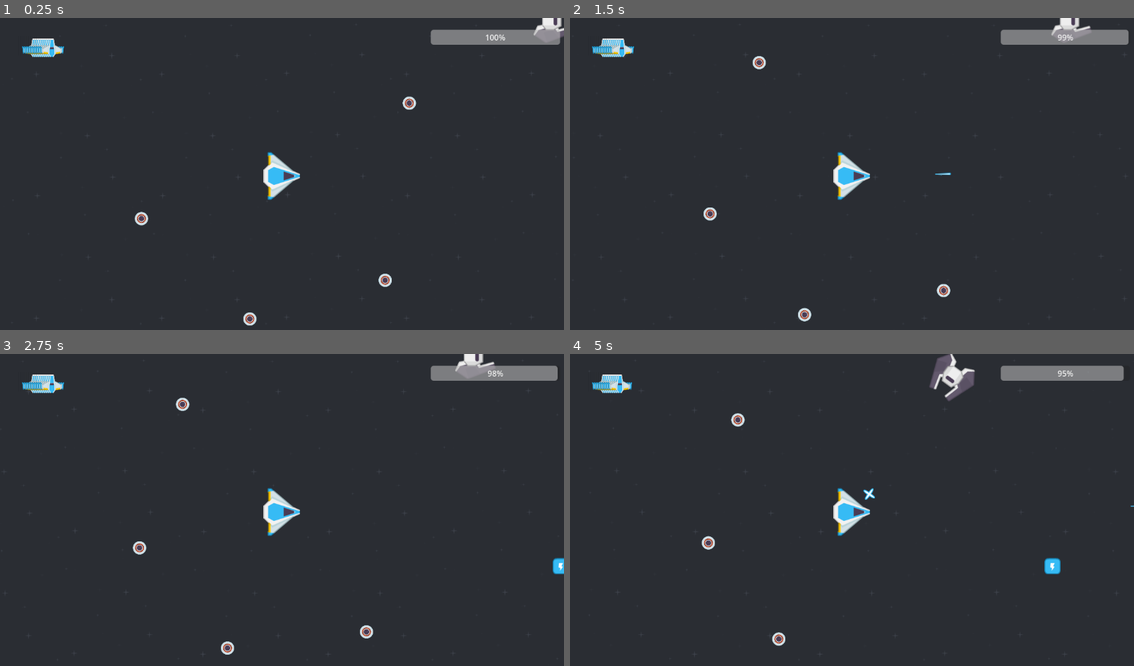
Above: before the commit, frames 1-4 (two rows, left to right).
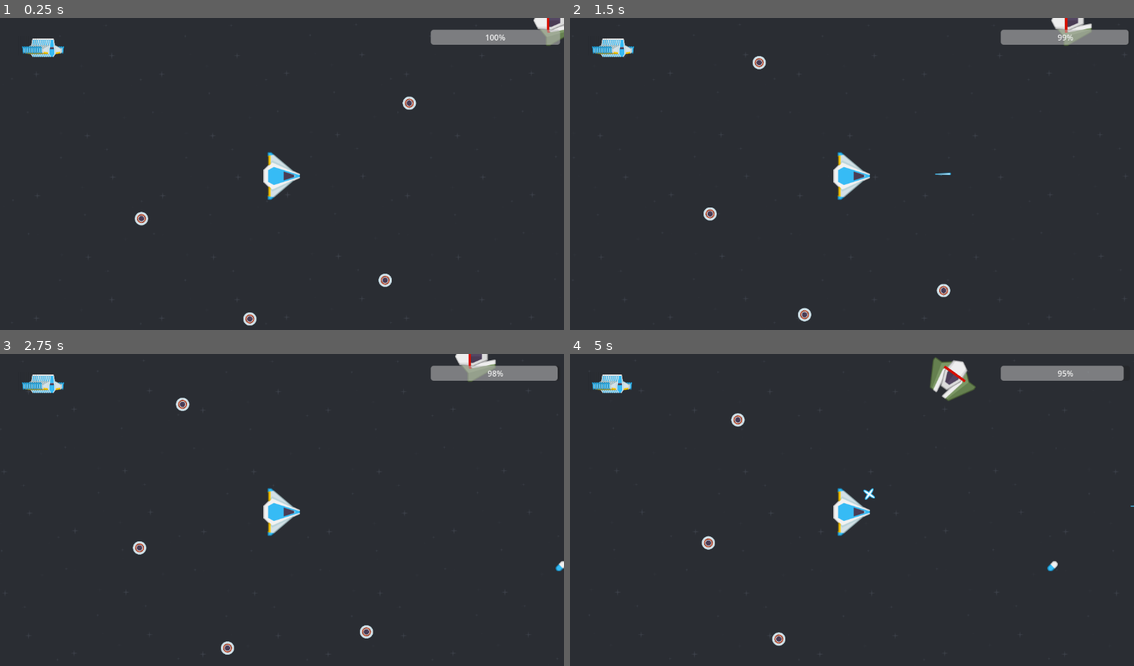
Above: after the commit, the same moments.

Repository: MukumovMuhammad/godot_2d_space_shooter
Game: Godot game, scene res://Scenes/levels/Test_World.tscn
The game is run twice, just before and just after one commit, with the same random seed, the same clock (stepped at 60 frames per second) and the same inputs.
Inputs (mouse positions are in pixels of both pictures, inside the frame that each line leads up to):
- Up to frame 1 (0.25 s): no input
- Up to frame 2 (1.5 s): tap Enter at 0.5 s; move the mouse to (976, 161) at 0.52 s; tap Shift (turbo) at 0.6, 1.35 s; tap Space at 1.25 s; move the mouse to (739, 192) at 1.27 s
- Up to frame 3 (2.75 s): tap Enter at 2 s; move the mouse to (338, 441) at 2.02 s; tap Shift (turbo) at 2.1 s
- Up to frame 4 (5 s): tap Space at 2.75, 4.25 s; move the mouse to (823, 575) at 2.77 s; tap Shift (turbo) at 2.85, 3.6, 4.35 s; tap Enter at 3.5 s; move the mouse to (1021, 559) at 3.52 s; move the mouse to (682, 463) at 4.27 s

The runs differ from the first frame. In frame 1, 0.2% of the frame differs, in the area x 94-100%, y 0-9%; in frame 2, 0.3%; in frame 3, 0.4%; in frame 4, 0.9%, in the area x 63-87%, y 0-71%.

Commit message:
modified death func and spowned power_ups after destroying enemy

Diff:
--- a/Scenes/Common/Ship_component.gd
+++ b/Scenes/Common/Ship_component.gd
@@ -9,6 +9,8 @@
 @export_category("ship characteristic")
 @export var rotation_speed : float = 10.0
 @export var speed = 400.0
+@export var anim_sprites : AnimatedSprite2D #for demage animations
+#@export var ship_sprite : AnimatedSprite2D #for ship sprite it self
 
 var timers : Node2D
 var turbo_speed = speed * 2
@@ -26,6 +28,8 @@
 	current_life = max_life
 	turbo = max_turbo
 	lifes_left.emit(max_life)
+	if anim_sprites:
+		anim_sprites.hide()
 
 
 
@@ -36,7 +40,7 @@
 
 
 func move_to_sides(Where : int):
-	velocity.x * sign(Where) * speed
+	velocity = transform.y * sign(Where) * speed
 
 
 
@@ -59,21 +63,58 @@
 
 
 func take_demage(points : int):
+
 	if !have_shield:
 		current_life -= points
 		took_demage.emit(points)
 		lifes_left.emit(current_life)
-	if current_life < 1:
-		Death()
+
+		if anim_sprites:
+			demage_anim()
+
+		if current_life < 1:
+			Death()
+
+func demage_anim() -> void:
+	var _life = protsent(max_life, current_life)
+
+	if _life < 90 and _life > 60:
+		anim_sprites.show()
+		anim_sprites.play("1st_demage")
+	elif _life < 70 and _life > 30:
+		anim_sprites.show()
+		anim_sprites.play("2nd_demage")
+	elif _life < 30 and _life > 10:
+		anim_sprites.show()
+		anim_sprites.play("3rd_demage")
+
+func demage_animation() -> void:
+	var _life = protsent(max_life, current_life)
+	if _life > 80:
+		anim_sprites.hide()
+	elif _life < 80 and _life > 50:
+		anim_sprites.show()
+		anim_sprites.play("1st_demage")
+	elif _life < 50 and _life > 20:
+		anim_sprites.show()
+		anim_sprites.play("2nd_demage")
+	elif _life < 20 and _life > 5:
+		anim_sprites.show()
+		anim_sprites.play("3rd_demage")
 
 
 func Death():
+	var parts := preload("res://Scenes/others/after_death_part.tscn").instantiate()
+	parts.position = position
+
+	get_parent().add_child(parts)
 	self.queue_free()
-
 func get_life(points : int):
 	current_life += points
 	if current_life > max_life:
 		current_life = max_life
+	demage_animation()
+
 
 func trigger_shield(type : int):
 	print("Shield recieved " , type)
@@ -97,3 +138,7 @@
 
 		get_parent().add_child(l)
 		timers.shoot_cooldown.start()
+
+
+func protsent(_max : int, _current : int):
+	return _current * 100/_max
--- a/Scenes/Common/Ship_component.tscn
+++ b/Scenes/Common/Ship_component.tscn
@@ -9,11 +9,13 @@
 script/source = "extends Node2D
 
 @export var Ship : CharacterBody2D
+@export var show_life_bar : bool = true
 @onready var shield_sprite = $shield
 @onready var shield_timer = $shield_timer
 @onready var turbo_take_timer = $turbo_take_timer
 @onready var shoot_cooldown = $shoot_cooldown
 @onready var turbo = $turbo
+@onready var progress_bar = $ProgressBar
 
 @export_category(\"Timers\")
 
@@ -30,18 +32,27 @@
 }
 
 
-func _process(delta):
-	if Ship.take_turbo_gas:
-		turbo.show()
-		turbo.play(\"turbo\")
-	else:
-		turbo.hide()
-
 func _ready():
+	turbo.hide()
 	shield_sprite.texture = null
 	shield_timer.wait_time = wait_times[\"shield\"]
 	turbo_take_timer.wait_time = wait_times[\"turbo\"]
 	shoot_cooldown.wait_time = wait_times[\"shoot\"]
+	progress_bar.max_value = Ship.max_life
+	if show_life_bar:
+		progress_bar.show()
+	else:
+		progress_bar.hide()
+	#progress_bar.value = Ship.current_life
+
+
+func _process(delta):
+	progress_bar.value = Ship.current_life
+	if Ship.take_turbo_gas:
+		turbo.show()
+		turbo.play(\"turbo\")
+
+
 
 
 
@@ -58,6 +69,7 @@
 	print_debug(\"Turbo left \", Ship.turbo)
 	Ship.turbo -= 1
 	Ship.take_turbo_gas = false
+	turbo.hide()
 
 
 
@@ -83,6 +95,9 @@
 "name": &"turbo",
 "speed": 5.0
 }]
+
+[sub_resource type="StyleBoxFlat" id="StyleBoxFlat_q073h"]
+bg_color = Color(0.843137, 0.054902, 0, 1)
 
 [node name="ship_timers_&_sprites" type="Node2D"]
 script = SubResource("GDScript_ko8t8")
@@ -111,6 +126,16 @@
 frame = 2
 frame_progress = 1.0
 
+[node name="ProgressBar" type="ProgressBar" parent="."]
+offset_left = -24.0
+offset_top = -27.0
+offset_right = 28.0
+offset_bottom = -22.0
+rotation = 1.56051
+theme_override_styles/fill = SubResource("StyleBoxFlat_q073h")
+step = 1.0
+show_percentage = false
+
 [connection signal="timeout" from="shield_timer" to="." method="_on_shield_timer_timeout"]
 [connection signal="timeout" from="turbo_take_timer" to="." method="_on_turbo_take_timer_timeout"]
 [connection signal="timeout" from="shoot_cooldown" to="." method="_on_shoot_cooldown_timeout"]
--- a/Scenes/Common/hit_area.gd
+++ b/Scenes/Common/hit_area.gd
@@ -10,15 +10,16 @@
 		Ship.get_life(body.life_point)
 
 
+
 func _on_area_entered(area):
-
 	if area.is_in_group("power_up"):
 		match area.the_power_up:
 			"shield":
 				Ship.trigger_shield(1)
 			"gas":
 				Ship.fill_turbo(area.gas_amount)
-
+			"life":
+				Ship.get_life(area.life_amount)
 
 
 		area.self_destroy()
--- a/Scenes/Objects/power_up.gd
+++ b/Scenes/Objects/power_up.gd
@@ -5,16 +5,18 @@
 
 @export var power_up : Dictionary ={
 	"shield" : true,
-	"gas" : true,
-	"armo" : true
+	"gas" : false,
+	#"armo" : false,
+	"life" : false
 }
 
 var gas_amount := 20
-
+var life_amount := 2
 var icons : Dictionary = {
 	"shield" : preload("res://essets/kenney_space-shooter-redux/PNG/Power-ups/powerupBlue_shield.png"),
 	"gas" : preload("res://essets/kenney_space-shooter-redux/PNG/Power-ups/powerupBlue_bolt.png"),
-	"armo" : preload("res://essets/kenney_space-shooter-redux/PNG/Power-ups/powerupBlue_star.png")
+	#"armo" : preload("res://essets/kenney_space-shooter-redux/PNG/Power-ups/powerupBlue_star.png"),
+	"life" : preload("res://essets/kenney_space-shooter-redux/PNG/Power-ups/pill_blue.png")
 }
 var the_power_up
 
--- a/Scenes/Player/Player.tscn
+++ b/Scenes/Player/Player.tscn
@@ -1,11 +1,16 @@
-[gd_scene load_steps=7 format=3 uid="uid://cfituemdujrmu"]
+[gd_scene load_steps=11 format=3 uid="uid://cfituemdujrmu"]
 
 [ext_resource type="PackedScene" uid="uid://34o43kry1nf7" path="res://Scenes/Common/Ship_component.tscn" id="1_o5gx6"]
 [ext_resource type="Texture2D" uid="uid://61fcdq315jyg" path="res://essets/kenney_space-shooter-redux/PNG/playerShip3_blue.png" id="1_s7uge"]
 [ext_resource type="PackedScene" uid="uid://xi8cw7iq872a" path="res://Scenes/Common/hit_area.tscn" id="3_iyree"]
+[ext_resource type="Texture2D" uid="uid://cs51bct2gvipp" path="res://essets/kenney_space-shooter-redux/PNG/Damage/playerShip3_damage2.png" id="4_ntwb1"]
+[ext_resource type="Texture2D" uid="uid://clr8jmar8lgi4" path="res://essets/kenney_space-shooter-redux/PNG/Damage/playerShip3_damage1.png" id="4_sv2xn"]
+[ext_resource type="Texture2D" uid="uid://cbmpeq610i5py" path="res://essets/kenney_space-shooter-redux/PNG/Damage/playerShip3_damage3.png" id="6_yfwhl"]
 
 [sub_resource type="GDScript" id="GDScript_jpu6n"]
 script/source = "extends ship
+
+
 
 func _ready():
 	max_life = 10
@@ -43,6 +48,11 @@
 
 [sub_resource type="SpriteFrames" id="SpriteFrames_0cce1"]
 animations = [{
+"frames": [],
+"loop": false,
+"name": &"death",
+"speed": 5.0
+}, {
 "frames": [{
 "duration": 1.0,
 "texture": ExtResource("1_s7uge")
@@ -56,12 +66,46 @@
 radius = 32.0
 height = 94.0
 
-[node name="Player" type="CharacterBody2D" groups=["Player", "ship"]]
+[sub_resource type="SpriteFrames" id="SpriteFrames_rh2i7"]
+animations = [{
+"frames": [{
+"duration": 1.0,
+"texture": ExtResource("4_sv2xn")
+}],
+"loop": true,
+"name": &"1st_demage",
+"speed": 5.0
+}, {
+"frames": [{
+"duration": 1.0,
+"texture": ExtResource("4_ntwb1")
+}],
+"loop": true,
+"name": &"2nd_demage",
+"speed": 5.0
+}, {
+"frames": [{
+"duration": 1.0,
+"texture": ExtResource("6_yfwhl")
+}],
+"loop": true,
+"name": &"3rd_demage",
+"speed": 5.0
+}, {
+"frames": [],
+"loop": true,
+"name": &"idle",
+"speed": 5.0
+}]
+
+[node name="Player" type="CharacterBody2D" node_paths=PackedStringArray("anim_sprites", "ship_sprite") groups=["Player", "ship"]]
 collision_layer = 4
 collision_mask = 2
 script = SubResource("GDScript_jpu6n")
 rotation_speed = 15.0
 speed = 500.0
+anim_sprites = NodePath("AnimatedSprite2D")
+ship_sprite = NodePath("sprite")
 
 [node name="sprite" type="AnimatedSprite2D" parent="."]
 rotation = 1.5708
@@ -76,6 +120,7 @@
 
 [node name="Timers" parent="." node_paths=PackedStringArray("Ship") instance=ExtResource("1_o5gx6")]
 Ship = NodePath("..")
+show_life_bar = false
 
 [node name="hit_area" parent="." node_paths=PackedStringArray("Ship") instance=ExtResource("3_iyree")]
 visible = false
@@ -87,3 +132,8 @@
 
 [node name="muzzle" type="Node2D" parent="."]
 position = Vector2(50, 0)
+
+[node name="AnimatedSprite2D" type="AnimatedSprite2D" parent="."]
+rotation = 1.5708
+sprite_frames = SubResource("SpriteFrames_rh2i7")
+animation = &"idle"
--- a/Scenes/UI/HUD.gd
+++ b/Scenes/UI/HUD.gd
@@ -2,7 +2,7 @@
 @onready var h_box_container = $CanvasLayer/HBoxContainer
 var max_distance := 600
 var in_show_dis := 300
-@export var Enemies : Node
+@export var Enemies : Node2D
 var heart_ship = preload("res://Scenes/UI/life_ship.tscn")
 @onready var progress_bar = $CanvasLayer/ProgressBar
 var enemy = preload("res://Scenes/UI/enemy_icon.tscn")
@@ -39,6 +39,7 @@
 			i = 0
 	i = 0
 
+
 func set_max_heart(_max : int):
 	print_debug("setting max heart")
 	var hearts = h_box_container.get_children()
--- a/Scenes/enemy/simple_enemy.tscn
+++ b/Scenes/enemy/simple_enemy.tscn
@@ -1,6 +1,7 @@
-[gd_scene load_steps=8 format=3 uid="uid://cnhgrpobwmvs8"]
+[gd_scene load_steps=9 format=3 uid="uid://cnhgrpobwmvs8"]
 
 [ext_resource type="Texture2D" uid="uid://d1i1mq8steeg2" path="res://essets/kenney_space-shooter-redux/PNG/Enemies/enemyBlack1.png" id="1_6a8a2"]
+[ext_resource type="Texture2D" uid="uid://u00ciwxwdgq7" path="res://essets/kenney_space-shooter-redux/PNG/Enemies/enemyGreen2.png" id="1_bn5dd"]
 [ext_resource type="PackedScene" uid="uid://xi8cw7iq872a" path="res://Scenes/Common/hit_area.tscn" id="2_djjfl"]
 [ext_resource type="PackedScene" uid="uid://34o43kry1nf7" path="res://Scenes/Common/Ship_component.tscn" id="3_lduok"]
 
@@ -12,6 +13,7 @@
 var Player : CharacterBody2D
 @export var max_distance : float = 600.0
 @export var min_distance : float = 200.0
+var too_min_distance : float = 100.0
 
 func _ready():
 	timers = $\"ship_timers_&_sprites\"
@@ -23,8 +25,17 @@
 		look_at(Player.position)
 		var dis = get_distnance(global_position, Player.global_position)
 		#print_debug(\"The anemy and player distance is \", dis)
-		if dis < max_distance and dis > min_distance:
+		if dis < max_distance:
 			move_to_forward(2)
+			if dis < min_distance:
+				move_to_forward(0)
+				var _r = 1
+				move_to_sides(_r)
+				if dis < too_min_distance:
+					move_to_sides(0)
+					move_to_forward(-5)
+
+
 		else:
 			move_to_forward(0)
 		if can_shoot:
@@ -60,6 +71,9 @@
 [sub_resource type="SpriteFrames" id="SpriteFrames_ogyqm"]
 animations = [{
 "frames": [{
+"duration": 1.0,
+"texture": ExtResource("1_bn5dd")
+}, {
 "duration": 1.0,
 "texture": ExtResource("1_6a8a2")
 }],
@@ -97,6 +111,7 @@
 Ship = NodePath("..")
 
 [node name="ship_timers_&_sprites" parent="." node_paths=PackedStringArray("Ship") instance=ExtResource("3_lduok")]
+position = Vector2(15, 0)
 Ship = NodePath("..")
 wait_times = {
 "shield": 5,
@@ -105,6 +120,7 @@
 }
 
 [node name="Detecting_area" type="Area2D" parent="."]
+visible = false
 collision_layer = 2
 collision_mask = 6
 
--- a/Scenes/levels/Test_World.tscn
+++ b/Scenes/levels/Test_World.tscn
@@ -1,7 +1,7 @@
 [gd_scene load_steps=6 format=3 uid="uid://dr1jo83okavg5"]
 
 [ext_resource type="PackedScene" uid="uid://cfituemdujrmu" path="res://Scenes/Player/Player.tscn" id="1_75my0"]
-[ext_resource type="PackedScene" uid="uid://d4budg00why4f" path="res://Scenes/Objects/start.tscn" id="2_6tbv3"]
+[ext_resource type="PackedScene" uid="uid://d4budg00why4f" path="res://Scenes/Objects/power_up.tscn" id="2_6tbv3"]
 [ext_resource type="PackedScene" uid="uid://cnhgrpobwmvs8" path="res://Scenes/enemy/simple_enemy.tscn" id="3_1v350"]
 [ext_resource type="PackedScene" uid="uid://b1jjonrbn5n02" path="res://Scenes/UI/HUD.tscn" id="4_fu32m"]
 [ext_resource type="PackedScene" uid="uid://cbruw83qw7lhy" path="res://Scenes/levels/BG.tscn" id="4_k0nsa"]
@@ -14,7 +14,8 @@
 position = Vector2(775, 166)
 power_up = {
 "armo": false,
-"gas": true,
+"gas": false,
+"life": true,
 "shield": false
 }
 
@@ -22,7 +23,8 @@
 position = Vector2(1329, -82)
 power_up = {
 "armo": false,
-"gas": true,
+"gas": false,
+"life": false,
 "shield": true
 }
 
@@ -30,8 +32,9 @@
 position = Vector2(-617, -235)
 power_up = {
 "armo": false,
-"gas": false,
-"shield": true
+"gas": true,
+"life": false,
+"shield": false
 }
 
 [node name="Player" parent="." instance=ExtResource("1_75my0")]
@@ -43,7 +46,7 @@
 
 [node name="Camera2D" type="Camera2D" parent="Player"]
 
-[node name="enemies" type="Node" parent="."]
+[node name="enemies" type="Node2D" parent="."]
 
 [node name="enemy" parent="enemies" instance=ExtResource("3_1v350")]
 position = Vector2(601, 618)
--- /dev/null
+++ b/Scenes/others/after_death_part.tscn
@@ -0,0 +1,77 @@
+[gd_scene load_steps=5 format=3 uid="uid://cacp4wye0wf2y"]
+
+[ext_resource type="Texture2D" uid="uid://xl3fgddsq4dt" path="res://essets/kenney_space-shooter-redux/PNG/Damage/playerShip1_damage3.png" id="1_026kq"]
+[ext_resource type="Texture2D" uid="uid://bl4w3sa5xt8i3" path="res://essets/kenney_space-shooter-redux/PNG/Damage/playerShip2_damage3.png" id="2_rpwqj"]
+[ext_resource type="Texture2D" uid="uid://cbmpeq610i5py" path="res://essets/kenney_space-shooter-redux/PNG/Damage/playerShip3_damage3.png" id="3_wlokh"]
+
+[sub_resource type="GDScript" id="GDScript_i4vg2"]
+script/source = "extends Node2D
+@onready var part_1 = $part1
+@onready var part_2 = $part2
+@onready var part_3 = $part3
+@onready var short_timer = $short_timer
+@onready var long_timer = $long_timer
+#var power_up := preload(\"res://Scenes/Objects/power_up.tscn\")
+
+var speed = 200
+var items :  Array = [\"gas\", \"shield\", \"life\"]
+func _ready():
+	var random = RandomNumberGenerator.new()
+	random.randomize()
+	var power_up := preload(\"res://Scenes/Objects/power_up.tscn\").instantiate()
+
+
+	power_up.power_up[items[random.randi_range(0, 2)]] = true
+	power_up.position = self.global_position
+
+	get_parent().add_child(power_up)
+	short_timer.start()
+	long_timer.start()
+
+func _process(delta):
+#	.transform.x *= speed * delta
+	part_1.position += Vector2(0, -speed) * delta
+	part_2.position += Vector2(speed,0) * delta
+	part_3.position += Vector2(-speed,speed) * delta
+
+
+func _on_timer_timeout():
+	self.queue_free()
+
+
+func _on_short_timer_timeout():
+	speed = 10
+"
+
+[node name="Death_extending" type="Node2D"]
+script = SubResource("GDScript_i4vg2")
+
+[node name="part1" type="Sprite2D" parent="."]
+position = Vector2(13, -14)
+texture = ExtResource("1_026kq")
+hframes = 2
+vframes = 2
+frame = 3
+
+[node name="part2" type="Sprite2D" parent="."]
+position = Vector2(3, 19)
+texture = ExtResource("2_rpwqj")
+hframes = 2
+vframes = 2
+frame = 3
+
+[node name="part3" type="Sprite2D" parent="."]
+position = Vector2(-31, 2)
+texture = ExtResource("3_wlokh")
+hframes = 2
+
+[node name="long_timer" type="Timer" parent="."]
+wait_time = 5.0
+one_shot = true
+
+[node name="short_timer" type="Timer" parent="."]
+wait_time = 0.2
+one_shot = true
+
+[connection signal="timeout" from="long_timer" to="." method="_on_timer_timeout"]
+[connection signal="timeout" from="short_timer" to="." method="_on_short_timer_timeout"]
Not shown: 1 places in Scenes/Common/Ship_component.tscn that only renumber resources
Renamed: Scenes/Objects/start.tscn -> Scenes/Objects/power_up.tscn
Binary file removed: essets/kenney_space-shooter-redux/PNG/Effects/speed.png
Not shown, removed: essets/kenney_space-shooter-redux/PNG/Effects/speed.png.import
Binary file removed: essets/kenney_space-shooter-redux/Spritesheet/sheet.png
Not shown, removed: essets/kenney_space-shooter-redux/Spritesheet/sheet.png.import
